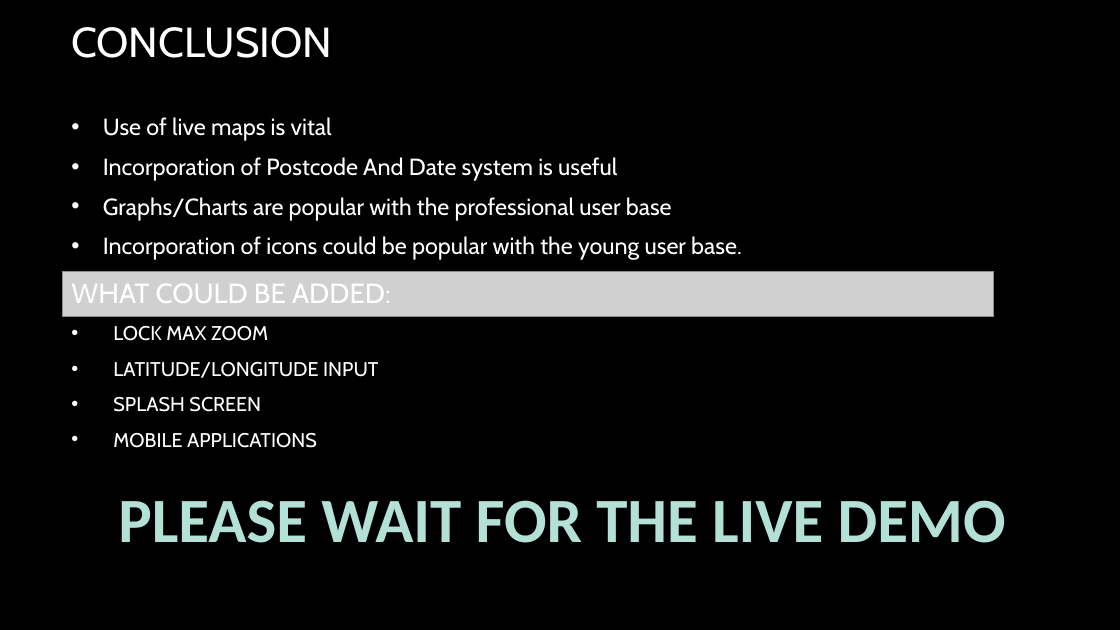
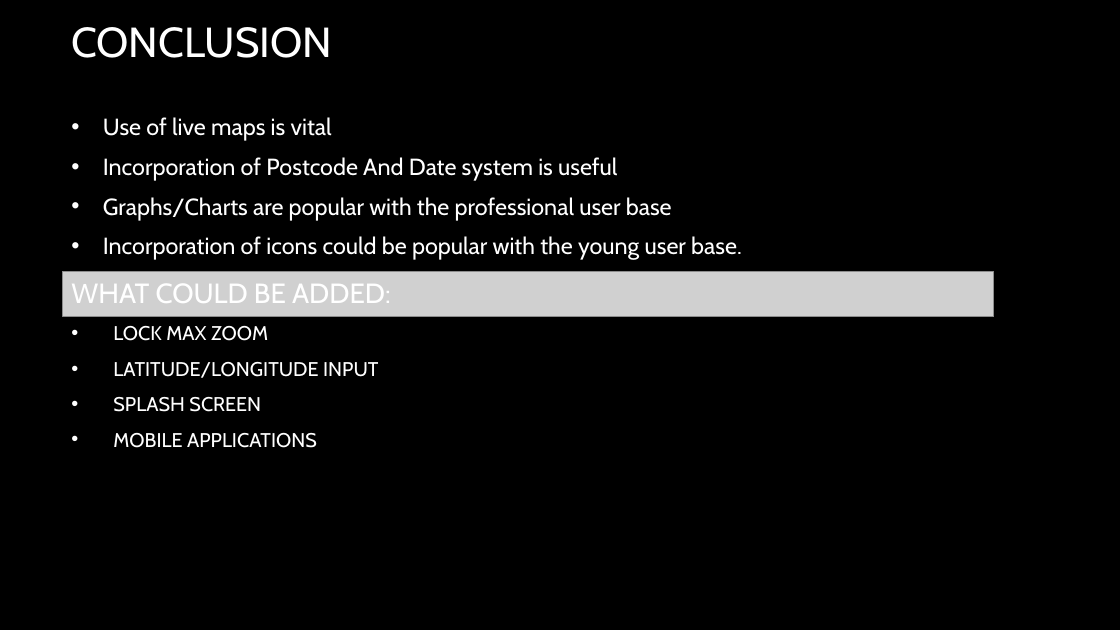
Before and after one commit to playyip/crimelevelsuk, a slide deck: slide 8 of htdox/presentation.pptx. Drawn at 1120x630 pixels with LibreOffice and Linux fonts; fonts in the diff are those of the drawing; grey boxes stand for pictures; background and template pictures are left out. Boxes give left, top, right and bottom in pixels: in the first picture for what was removed or moved away, otherwise in the second. Text is boxed around its words. In the diff, an @@ line names an element or a change of style, - is before the commit and + after.

```diff
--- a/htdox/presentation.pptx
+++ b/htdox/presentation.pptx
@@ text removed at (x1=118, y1=500, x2=1006, y2=543) @@
-PLEASE WAIT FOR THE LIVE DEMO
```
Also in this commit, not shown: 1 other file.
